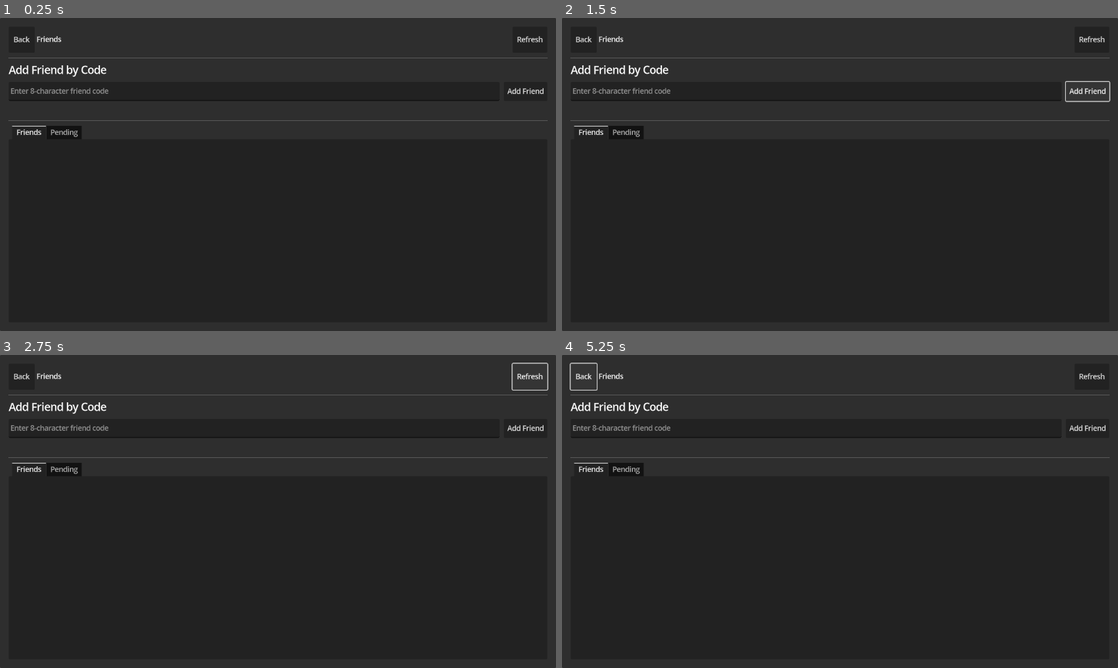
Above: before the commit, frames 1-4 (two rows, left to right).
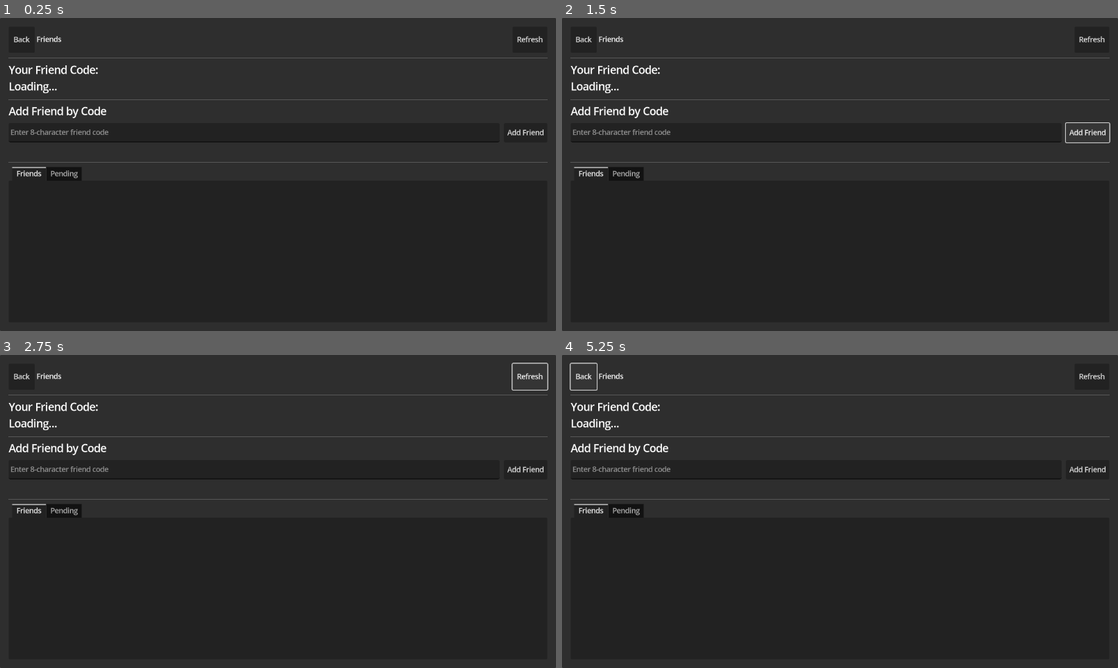
Above: after the commit, the same moments.

Repository: BryanRacic/biologidex
Game: Godot game, scene res://social.tscn
Same seed, same stepped clock (60 frames per second), same inputs: the game is played once before the commit and once after it. This scene is started directly instead of the project's main scene.
Inputs:
- Up to frame 1 (0.25 s): no input
- Up to frame 2 (1.5 s): click "Refresh" at 0.5 s; click "Add Friend" at 1.25 s
- Up to frame 3 (2.75 s): click "Refresh" at 2 s
- Up to frame 4 (5.25 s): click "Add Friend" at 2.75 s; click "Refresh" at 3.5 s; click "Add Friend" at 4.25 s; click "Back" at 5 s

The runs differ from the first frame. In frame 1, 2.1% of the frame differs, in the area x 1-99%, y 15-52%; in frame 2, 2.3%; in frame 3, 2.1%; in frame 4, 2.1%.

Commit message:
Admin view updates

Diff:
--- a/client/biologidex-client/api/services/auth_service.gd
+++ b/client/biologidex-client/api/services/auth_service.gd
@@ -115,3 +115,28 @@
 	token_refresh_failed.emit(error)
 	if context.callback and context.callback.is_valid():
 		context.callback.call({"error": error.message}, error.code)
+
+## Get current user's friend code
+## Returns: {friend_code, username}
+func get_friend_code(callback: Callable = Callable()) -> void:
+	_log("Getting user's friend code")
+
+	var req_config = _create_request_config(true)
+	var context = {"callback": callback}
+
+	api_client.request_get(
+		config.ENDPOINTS_USER["friend_code"],
+		_on_friend_code_success.bind(context),
+		_on_friend_code_error.bind(context),
+		req_config
+	)
+
+func _on_friend_code_success(response: Dictionary, context: Dictionary) -> void:
+	_log("Friend code retrieved successfully")
+	if context.callback and context.callback.is_valid():
+		context.callback.call(response, 200)
+
+func _on_friend_code_error(error: APITypes.APIError, context: Dictionary) -> void:
+	_handle_error(error, "get_friend_code")
+	if context.callback and context.callback.is_valid():
+		context.callback.call({"error": error.message}, error.code)
--- a/client/biologidex-client/social.gd
+++ b/client/biologidex-client/social.gd
@@ -4,6 +4,7 @@
 # UI References
 @onready var back_button: Button = $Panel/MarginContainer/VBoxContainer/Header/BackButton
 @onready var refresh_button: Button = $Panel/MarginContainer/VBoxContainer/Header/RefreshButton
+@onready var friend_code_display: Label = $Panel/MarginContainer/VBoxContainer/YourFriendCodeSection/FriendCodeDisplay
 @onready var friend_code_input: LineEdit = $Panel/MarginContainer/VBoxContainer/AddFriendSection/InputContainer/FriendCodeInput
 @onready var add_button: Button = $Panel/MarginContainer/VBoxContainer/AddFriendSection/InputContainer/AddButton
 @onready var status_label: Label = $Panel/MarginContainer/VBoxContainer/AddFriendSection/StatusLabel
@@ -44,6 +45,9 @@
 	# Create confirmation dialog
 	_setup_confirmation_dialog()
 
+	# Load friend code
+	_load_friend_code()
+
 	# Load initial data
 	_load_friends()
 	_load_pending_requests()
@@ -55,6 +59,28 @@
 	confirmation_dialog.dialog_text = "Are you sure you want to remove this friend?"
 	confirmation_dialog.confirmed.connect(_confirm_remove_friend)
 	add_child(confirmation_dialog)
+
+
+func _load_friend_code() -> void:
+	"""Load the current user's friend code"""
+	print("[Social] Loading friend code...")
+	APIManager.auth.get_friend_code(_on_friend_code_loaded)
+
+
+func _on_friend_code_loaded(response: Dictionary, code: int) -> void:
+	"""Handle friend code response"""
+	if code == 200:
+		var friend_code: String = response.get("friend_code", "")
+		if not friend_code.is_empty():
+			friend_code_display.text = friend_code
+			print("[Social] Friend code loaded: ", friend_code)
+		else:
+			friend_code_display.text = "Error loading code"
+			print("[Social] ERROR: Friend code empty in response")
+	else:
+		friend_code_display.text = "Error loading code"
+		var error_msg: String = response.get("error", "Failed to load friend code")
+		print("[Social] ERROR loading friend code: ", error_msg)
 
 
 func _on_back_pressed() -> void:
--- a/client/biologidex-client/social.tscn
+++ b/client/biologidex-client/social.tscn
@@ -58,6 +58,23 @@
 [node name="HSeparator" type="HSeparator" parent="Panel/MarginContainer/VBoxContainer"]
 layout_mode = 2
 
+[node name="YourFriendCodeSection" type="VBoxContainer" parent="Panel/MarginContainer/VBoxContainer"]
+layout_mode = 2
+theme_override_constants/separation = 5
+
+[node name="YourCodeLabel" type="Label" parent="Panel/MarginContainer/VBoxContainer/YourFriendCodeSection"]
+layout_mode = 2
+text = "Your Friend Code:"
+theme_type_variation = &"HeaderMedium"
+
+[node name="FriendCodeDisplay" type="Label" parent="Panel/MarginContainer/VBoxContainer/YourFriendCodeSection"]
+layout_mode = 2
+text = "Loading..."
+theme_override_font_sizes/font_size = 24
+
+[node name="HSeparator3" type="HSeparator" parent="Panel/MarginContainer/VBoxContainer"]
+layout_mode = 2
+
 [node name="AddFriendSection" type="VBoxContainer" parent="Panel/MarginContainer/VBoxContainer"]
 layout_mode = 2
 theme_override_constants/separation = 10
Not shown, added: DEPLOYMENT_NOTES.md
Not shown, changed: server/accounts/signals.py
Not shown, changed: server/social/models.py
